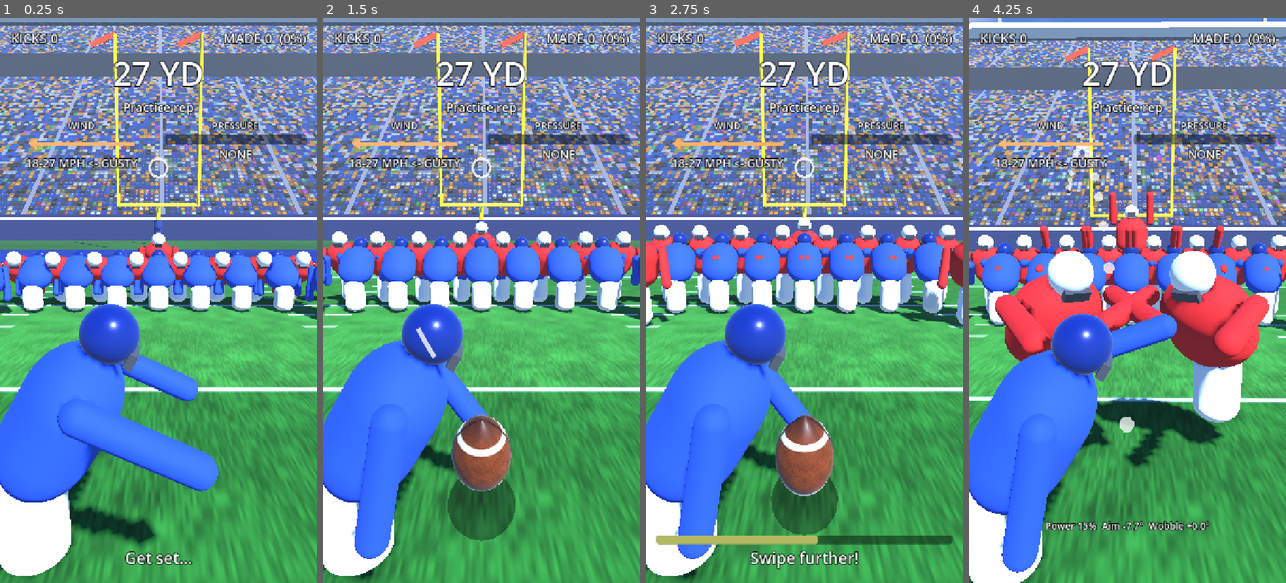
Above: before the commit, frames 1-4 (left to right).
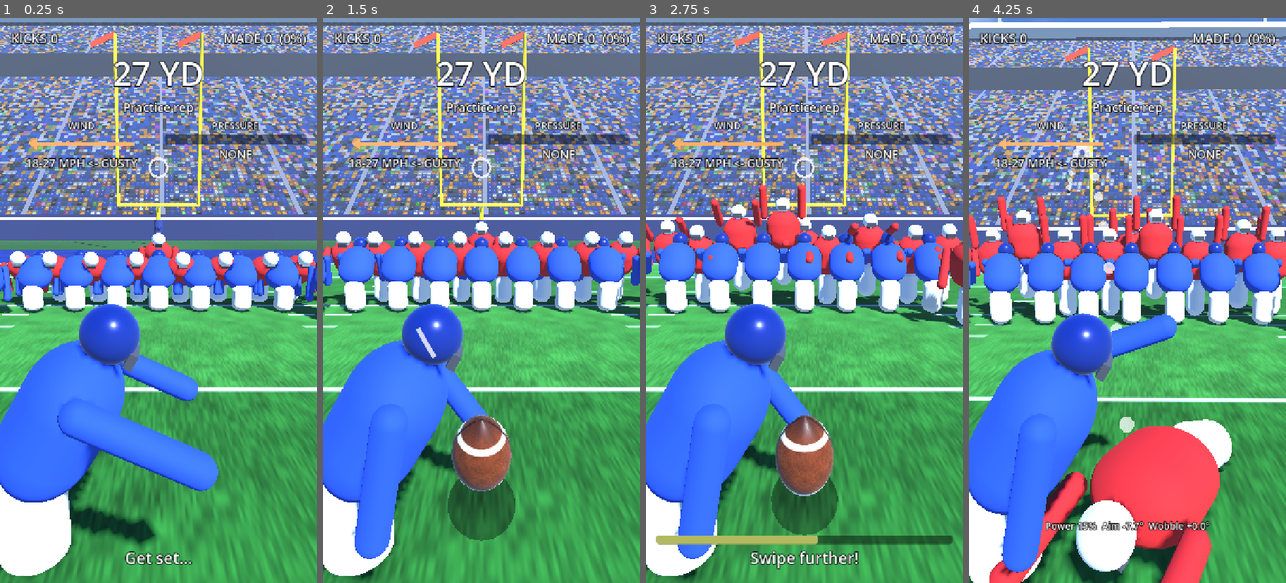
Above: after the commit, the same moments.

Repository: brockd2k9/thekicker
Game: Godot game, scene res://scenes/field_goal.tscn
Same seed, same stepped clock (60 frames per second), same inputs: the game is played once before the commit and once after it.
Inputs (mouse positions are in pixels of both pictures, inside the frame that each line leads up to):
- Up to frame 1 (0.25 s): no input
- Up to frame 2 (1.5 s): move the mouse to (551, 272) at 0.52 s; click (551, 272) at 0.67 s; drag from (418, 328) to (465, 413) at 1.27 s
- Up to frame 3 (2.75 s): move the mouse to (836, 176) at 2.02 s; click (836, 176) at 2.17 s
- Up to frame 4 (4.25 s): drag from (1111, 413) to (1032, 215) at 2.77 s; move the mouse to (1222, 385) at 3.52 s; click (1222, 385) at 3.67 s

The runs differ from the first frame. In frame 1, 1.3% of the frame differs, in the area x 0-100%, y 41-51%; in frame 2, 1.7%; in frame 3, 5.4%; in frame 4, 30%, in the area x 0-100%, y 30-100%.

Commit message:
Randomize the block attempt every snap
New RushPlan rolls a block call per attempt: the designated blocker is the
left edge, the right edge, or an interior lineman who breaks through the
middle. The other edge stays home or rushes and gets picked up. Linemen
push, get hands up, leap, or dive forward with individual timing and
alignment jitter, and the middle man varies too. Exactly one defender
still reaches the ball when the kick window closes, so BLOCKED always
has a visible cause. PlayerFigure gains a dive pose.

Co-Authored-By: Claude Opus 5.5 <noreply@anthropic.com>
Claude-Session: https://claude.ai/code/session_01CRka3njGKyGTrrcZ4qfqVE

Diff:
--- a/scripts/field/field_builder.gd
+++ b/scripts/field/field_builder.gd
@@ -8,9 +8,10 @@
 ## The ball is always held at the world origin and kicked toward -Z.
 ## $GoalEnd (posts + stands) slides to match the attempt distance.
 ##
-## "Play progress" t runs 0 -> 1 over the kick window after the snap:
-## both lines fire out, the middle of the defense leaps, and the two edge
-## rushers reach the ball at t = 1 (= BLOCKED).
+## "Play progress" t runs 0 -> 1 from the snap to the end of the kick window.
+## What the defense does is decided per attempt by a RushPlan (who rushes,
+## who leaps, dives or gets hands up); its one designated blocker reaches the
+## ball at t = 1 (= BLOCKED).
 
 enum HolderPose { READY, HOLDING, RELEASED }
 
@@ -62,6 +63,7 @@
 var _leaper: PlayerFigure
 var _edges: Array[PlayerFigure] = []
 var _holder: PlayerFigure
+var _plan: RushPlan
 
 @onready var goal_end: Node3D = $GoalEnd
 @onready var goal_posts: GoalPosts = $GoalEnd/GoalPosts
@@ -98,9 +100,25 @@
 
 
 ## Everyone back in their pre-snap stance; holder showing a target.
-func reset_play() -> void:
+## plan: this attempt's block call (see RushPlan). Null = a default plan.
+func reset_play(plan: RushPlan = null) -> void:
+	_plan = plan if plan != null else RushPlan.new()
+	if _plan.dl_action.is_empty():
+		for i in _dl.size():
+			_plan.dl_action.append(RushPlan.Action.PUSH)
+			_plan.dl_timing.append(0.8)
+			_plan.dl_shift.append(Vector2.ZERO)
 	set_play_progress(0.0)
 	set_holder_pose(HolderPose.READY)
+
+
+## x of each block-unit lineman, for RushPlan.roll().
+func dl_x_positions() -> PackedFloat32Array:
+	var xs := PackedFloat32Array()
+	for s in DL_SPOTS:
+		var spot: Vector2 = s
+		xs.append(spot.x)
+	return xs
 
 
 func set_holder_pose(pose: HolderPose) -> void:
@@ -114,45 +132,121 @@
 			_holder.set_pose(0.5, 140.0, 20.0)  # pulled away after the kick
 
 
-## t: 0 = at the snap, 1 = kick window expired (edge rushers reach the ball).
+## t: 0 = at the snap, 1 = kick window expired (the plan's blocker reaches the ball).
 func set_play_progress(t: float) -> void:
 	t = clampf(t, 0.0, 1.0)
+	var plan := _plan
 	var fire := smoothstep(0.0, 0.25, t)  # how far out of their stance
 	var push := pow(t, 1.3)
 	var stance_arms := lerpf(35.0, 85.0, fire)
 
 	for i in _ol.size():
 		# Stand up, absorb the rush, give a little ground.
-		_ol[i].position = _ol_home[i] + Vector3(0.0, 0.0, 0.4 * push)
+		_ol[i].position = _ol_home[i] + Vector3(0.0, 0.0, plan.ol_give * push)
 		# Stay fairly low so the kicker can see the crossbar over them.
 		_ol[i].set_pose(1.0 - 0.45 * fire, stance_arms, stance_arms)
 
-	var reach := smoothstep(0.55, 1.0, t)
 	for i in _dl.size():
-		var home := _dl_home[i]
-		_dl[i].position = home + Vector3(0.0, 0.0, 0.5 * push)
-		var arms := stance_arms
-		if absf(home.x) < 2.0:
-			arms = lerpf(stance_arms, 165.0, reach)  # interior hands up to block
-		_dl[i].set_pose(1.0 - 0.7 * fire, arms, arms)
-
-	# Middle leaper: run up to the line, then jump with arms high.
+		var shift: Vector2 = plan.dl_shift[i]
+		var home := _dl_home[i] + Vector3(shift.x, 0.0, shift.y)
+		if i == plan.penetrator:
+			_animate_penetrator(_dl[i], home, t, fire)
+		else:
+			_animate_lineman(_dl[i], home, plan.dl_action[i], plan.dl_timing[i], t, fire, push)
+
+	_animate_leaper(t, fire)
+	for e in _edges.size():
+		_animate_edge(e, t, fire)
+
+
+func _animate_lineman(p: PlayerFigure, home: Vector3, action: int, timing: float,
+		t: float, fire: float, push: float) -> void:
+	p.rotation.y = PI  # facing us
+	var crouch := 1.0 - 0.7 * fire
+	var arms := lerpf(35.0, 85.0, fire)
+	var pos := home + Vector3(0.0, 0.0, 0.5 * push)
+	var rise := smoothstep(timing - 0.25, timing, t)
+	match action:
+		RushPlan.Action.HANDS_UP:
+			arms = lerpf(arms, 170.0, rise)
+			crouch = lerpf(crouch, 0.0, rise)
+			p.set_pose(crouch, arms, arms)
+		RushPlan.Action.LEAP:
+			# Jump, then come back down.
+			var hop := rise * (1.0 - smoothstep(timing + 0.1, timing + 0.3, t))
+			arms = lerpf(arms, 170.0, rise)
+			p.set_pose(lerpf(crouch, 0.0, rise), arms, arms, 0.5 * hop)
+		RushPlan.Action.DIVE:
+			# Lunge forward over the protection and end up laid out on the turf.
+			pos.z += 1.1 * rise
+			var air := sin(rise * PI) * 0.35
+			p.set_pose(crouch * (1.0 - rise), lerpf(arms, 160.0, rise),
+				lerpf(arms, 160.0, rise), air, rise)
+		_:
+			p.set_pose(crouch, arms, arms)
+	p.position = pos
+
+
+## Breaks through the middle and dives at the ball at the end.
+func _animate_penetrator(p: PlayerFigure, home: Vector3, t: float, fire: float) -> void:
+	var target := Vector3(signf(home.x) * 0.35, 0.0, -0.9)
+	var dir := (target - home).normalized()
+	p.position = home.lerp(target, pow(t, 1.5))
+	p.rotation.y = atan2(-dir.x, -dir.z)
+	var dive := smoothstep(0.82, 1.0, t)
+	var arms := lerpf(lerpf(35.0, 70.0, fire), 160.0, dive)
+	p.set_pose(lerpf(1.0, 0.4, fire), arms, arms, 0.3 * sin(dive * PI), dive * 0.8)
+
+
+func _animate_leaper(t: float, fire: float) -> void:
+	var plan := _plan
+	var timing := plan.leaper_timing
+	var rise := smoothstep(timing - 0.2, timing, t)
+	_leaper.rotation.y = PI
 	_leaper.position = Vector3(LEAPER_SPOT.x, 0.0,
-		LOS_Z + LEAPER_SPOT.y + 1.0 * smoothstep(0.1, 0.7, t))
-	var leap_arms := lerpf(40.0, 170.0, reach)
-	_leaper.set_pose(0.6 - 0.6 * fire, leap_arms, leap_arms, 0.55 * smoothstep(0.65, 0.9, t))
-
-	# Edge rushers race around the end to the ball and dive at it.
-	var eased := pow(t, 1.6)
-	var dive := smoothstep(0.8, 1.0, t)
-	var dive_arms := lerpf(40.0, 120.0, dive)
-	for i in _edges.size():
-		var from: Vector3 = EDGE_FROM[i]
-		var to: Vector3 = EDGE_TO[i]
-		var dir := (to - from).normalized()
-		_edges[i].position = from.lerp(to, eased)
-		_edges[i].rotation.y = atan2(-dir.x, -dir.z)  # forward (-Z) along the path
-		_edges[i].set_pose(0.9 - 0.6 * fire + 0.4 * dive, dive_arms, dive_arms, 0.25 * dive)
+		LOS_Z + LEAPER_SPOT.y + 1.0 * smoothstep(0.1, timing - 0.1, t))
+	var arms := lerpf(40.0, 85.0, fire)
+	match plan.leaper_action:
+		RushPlan.Action.LEAP:
+			var hop := rise * (1.0 - smoothstep(timing + 0.1, timing + 0.3, t))
+			arms = lerpf(arms, 170.0, rise)
+			_leaper.set_pose(0.6 - 0.6 * fire, arms, arms, 0.6 * hop)
+		RushPlan.Action.HANDS_UP:
+			arms = lerpf(arms, 170.0, rise)
+			_leaper.set_pose(0.6 - 0.6 * fire, arms, arms)
+		_:
+			_leaper.set_pose(0.6 - 0.3 * fire, arms, arms)
+
+
+func _animate_edge(e: int, t: float, fire: float) -> void:
+	var plan := _plan
+	var p := _edges[e]
+	var from: Vector3 = EDGE_FROM[e]
+	var to: Vector3 = EDGE_TO[e]
+	var reach := plan.edge_reach[e]
+	var dir := (to - from).normalized()
+	p.rotation.y = atan2(-dir.x, -dir.z)
+	if reach <= 0.0:
+		# Stays home to contain: shuffles back a step, upright, watching.
+		p.position = from + Vector3(0.0, 0.0, -0.6 * smoothstep(0.0, 0.5, t))
+		p.set_pose(0.9 - 0.7 * fire, 30.0, 30.0)
+		return
+	if reach < 1.0:
+		# Rushes, then gets picked up by the wing and stalls out.
+		var k := pow(minf(t / 0.6, 1.0), plan.edge_burst[e])
+		p.position = from.lerp(to, k * reach)
+		var arms := lerpf(40.0, 90.0, smoothstep(0.5, 0.7, t))
+		p.set_pose(0.9 - 0.5 * fire, arms, arms)
+		return
+	# The designated blocker: gets to the ball right as the window closes.
+	p.position = from.lerp(to, pow(t, plan.edge_burst[e]))
+	var finish := smoothstep(0.8, 1.0, t)
+	if plan.edge_dives[e]:
+		var arms := lerpf(40.0, 160.0, finish)
+		p.set_pose(0.9 - 0.6 * fire, arms, arms, 0.3 * sin(finish * PI), finish * 0.85)
+	else:
+		var arms := lerpf(40.0, 170.0, finish)
+		p.set_pose(lerpf(0.9 - 0.6 * fire, 0.0, finish), arms, arms, 0.45 * finish)
 
 
 # --- building -------------------------------------------------------------------
--- a/scripts/field/player_figure.gd
+++ b/scripts/field/player_figure.gd
@@ -54,7 +54,9 @@
 ## crouch: 0 = standing tall, 1 = deep three-point stance.
 ## Arm angles in degrees: 0 = hanging down, 90 = straight forward, 170 = up.
 ## lift: meters off the ground (jumping).
-func set_pose(crouch: float, arm_l_deg: float, arm_r_deg: float, lift: float = 0.0) -> void:
+## dive: 0 = upright, 1 = fully laid out forward (diving at the kick).
+func set_pose(crouch: float, arm_l_deg: float, arm_r_deg: float, lift: float = 0.0,
+		dive: float = 0.0) -> void:
 	var c := clampf(crouch, 0.0, 1.0)
 	_legs.scale.y = lerpf(1.0, 0.62, c)
 	_legs.position.y = 0.475 * _legs.scale.y
@@ -63,6 +65,7 @@
 	_arm_l.rotation.x = deg_to_rad(arm_l_deg)
 	_arm_r.rotation.x = deg_to_rad(arm_r_deg)
 	_root.position.y = lift
+	_root.rotation.x = deg_to_rad(-80.0) * clampf(dive, 0.0, 1.0)
 
 
 func _make_arm(side: float, mat: Material) -> Node3D:
--- /dev/null
+++ b/scripts/field/rush_plan.gd
@@ -0,0 +1,102 @@
+class_name RushPlan
+extends RefCounted
+## The defense's block call for one attempt, rolled fresh every snap so plays
+## look different. Pure data: FieldBuilder turns it into motion.
+##
+## Fairness rule: exactly ONE defender (the "blocker") reaches the ball when
+## the kick window runs out, so BLOCKED always has someone to show for it.
+## Everyone else does their own thing and never gets there.
+
+enum Blocker { LEFT_EDGE, RIGHT_EDGE, MIDDLE }
+## What a lineman does at the line.
+enum Action { PUSH, HANDS_UP, LEAP, DIVE }
+
+const EDGE_LEFT := 0
+const EDGE_RIGHT := 1
+
+var blocker: Blocker = Blocker.LEFT_EDGE
+## The play's overall flavor (most linemen do this).
+var theme: Action = Action.PUSH
+
+## Per edge rusher [left, right]. reach: fraction of the path to the ball they
+## cover (1 = gets there, 0 = stays home to contain).
+var edge_reach: Array[float] = [0.0, 0.0]
+## true = dive at the ball at the end, false = leap with arms up.
+var edge_dives: Array[bool] = [true, true]
+## Path timing exponent: higher = slow start, late burst.
+var edge_burst: Array[float] = [1.6, 1.6]
+
+## Per block-unit lineman (same order as FieldBuilder.DL_SPOTS).
+var dl_action: Array[int] = []
+## When (0..1 of the play) their move peaks.
+var dl_timing: Array[float] = []
+## Small alignment shift (x, z) so the front never looks identical.
+var dl_shift: Array[Vector2] = []
+## Lineman index who breaks through the middle (only when blocker == MIDDLE).
+var penetrator: int = -1
+
+var leaper_action: Action = Action.LEAP
+var leaper_timing: float = 0.8
+## How much ground the protection unit gives up (m).
+var ol_give: float = 0.4
+
+
+## dl_x: x position of each block-unit lineman, used to tell inside from outside.
+static func roll(rng: RandomNumberGenerator, dl_x: PackedFloat32Array) -> RushPlan:
+	var p := RushPlan.new()
+	var r := rng.randf()
+	if r < 0.35:
+		p.blocker = Blocker.LEFT_EDGE
+	elif r < 0.7:
+		p.blocker = Blocker.RIGHT_EDGE
+	else:
+		p.blocker = Blocker.MIDDLE
+
+	p.theme = _weighted_action(rng, [0.2, 0.35, 0.2, 0.25])
+
+	for e in 2:
+		var designated := (e == EDGE_LEFT and p.blocker == Blocker.LEFT_EDGE) \
+			or (e == EDGE_RIGHT and p.blocker == Blocker.RIGHT_EDGE)
+		if designated:
+			p.edge_reach[e] = 1.0
+		elif rng.randf() < 0.35:
+			p.edge_reach[e] = 0.0  # stays home
+		else:
+			p.edge_reach[e] = rng.randf_range(0.3, 0.7)  # picked up by the wing
+		p.edge_dives[e] = rng.randf() < 0.6
+		p.edge_burst[e] = rng.randf_range(1.2, 2.2)
+
+	var inside: Array[int] = []
+	for i in dl_x.size():
+		var x := absf(dl_x[i])
+		var action: Action
+		if x < 2.5:
+			action = p.theme if rng.randf() < 0.7 else _weighted_action(rng, [0.5, 0.3, 0.1, 0.1])
+		else:
+			action = Action.HANDS_UP if rng.randf() < 0.4 else Action.PUSH
+		p.dl_action.append(action)
+		p.dl_timing.append(rng.randf_range(0.55, 0.9))
+		p.dl_shift.append(Vector2(rng.randf_range(-0.15, 0.15), rng.randf_range(-0.1, 0.1)))
+		if x < 1.0:
+			inside.append(i)
+	if p.blocker == Blocker.MIDDLE and not inside.is_empty():
+		p.penetrator = inside[rng.randi_range(0, inside.size() - 1)]
+
+	p.leaper_action = Action.LEAP if p.theme == Action.LEAP or rng.randf() < 0.4 \
+		else _weighted_action(rng, [0.5, 0.5, 0.0, 0.0])
+	p.leaper_timing = rng.randf_range(0.65, 0.9)
+	p.ol_give = rng.randf_range(0.2, 0.6)
+	return p
+
+
+## weights: [PUSH, HANDS_UP, LEAP, DIVE]
+static func _weighted_action(rng: RandomNumberGenerator, weights: Array) -> Action:
+	var total := 0.0
+	for w in weights:
+		total += float(w)
+	var pick := rng.randf() * total
+	for i in weights.size():
+		pick -= float(weights[i])
+		if pick <= 0.0:
+			return i as Action
+	return Action.PUSH
--- a/scripts/game/field_goal_game.gd
+++ b/scripts/game/field_goal_game.gd
@@ -90,7 +90,7 @@
 	situation.wind_gust_mph = wind.gust_mph
 	field.set_distance(situation.distance_m())
 	_play_t = 0.0
-	field.reset_play()
+	field.reset_play(RushPlan.roll(_rng, field.dl_x_positions()))
 	ball.reset(field.hold_spot())
 	snap.set_ready(ball, field.snap_spot())
 	trail.clear()
Not shown, changed: PLAYTEST.md
